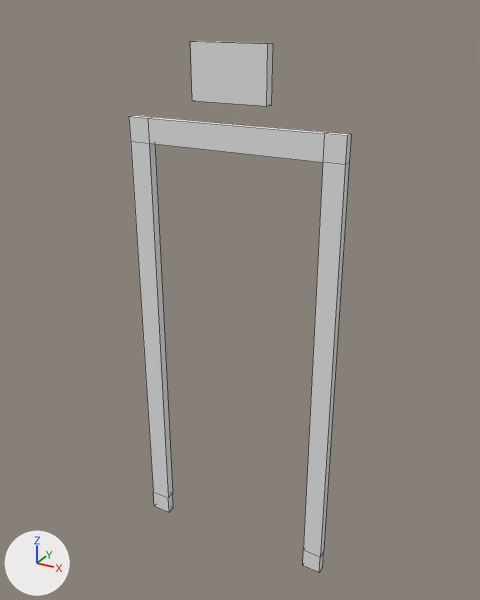
The Blender file Assets/Models/Exit.blend, before and after one commit.
One viewpoint serves both versions: a 50 mm camera at (1.34, -2.36, 2.48) aimed at (0.01, 0.05, 1.27). Every picture has the same lights, and +X, +Y and +Z are marked at lower left. Mesh edges are drawn as thin lines.

Objects in the first picture: 'ExitSign', 'Frame'.
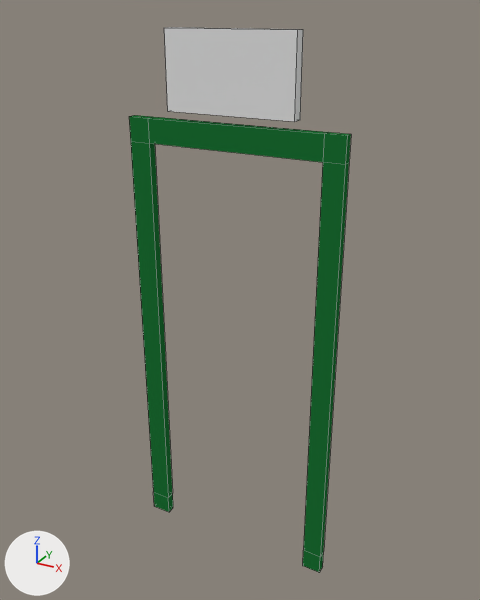
What differs and where, as boxes (x1, y1, x2, y2) in the pictures (480 x 600 px):
'Frame', recoloured (white to green): (129, 115, 351, 572) in both
'ExitSign', mesh rescaled (67% wider, 45% taller): before (190, 41, 273, 106); after (164, 27, 303, 122)

Patch to the scene script:
```diff
--- a/Assets/Models/Exit.blend.py
+++ b/Assets/Models/Exit.blend.py
@@ mat_material @@
 mat_material = diffuse_material('Material')
-mat_material.base_color = (0.8, 0.8, 0.8)  # white #e7e7e7
+mat_material.base_color = (0.0122, 0.171, 0.0354)  # dark green #1d7335
@@ me_exitsign @@
 me_exitsign.from_pydata(...)  # 8 vertices, 6 faces; spans x -0.192..0.144, y 0.008..0.052, z -0.111..0.111
 # used by ob_exitsign; location = (0.024, -0.033, 2.252)
+# me_exitsign part 1: the whole mesh is scaled about its middle by (1.71, 1.14, 1.44)
 me_exitsign.materials.append(mat_exitsign_mtl)
```
